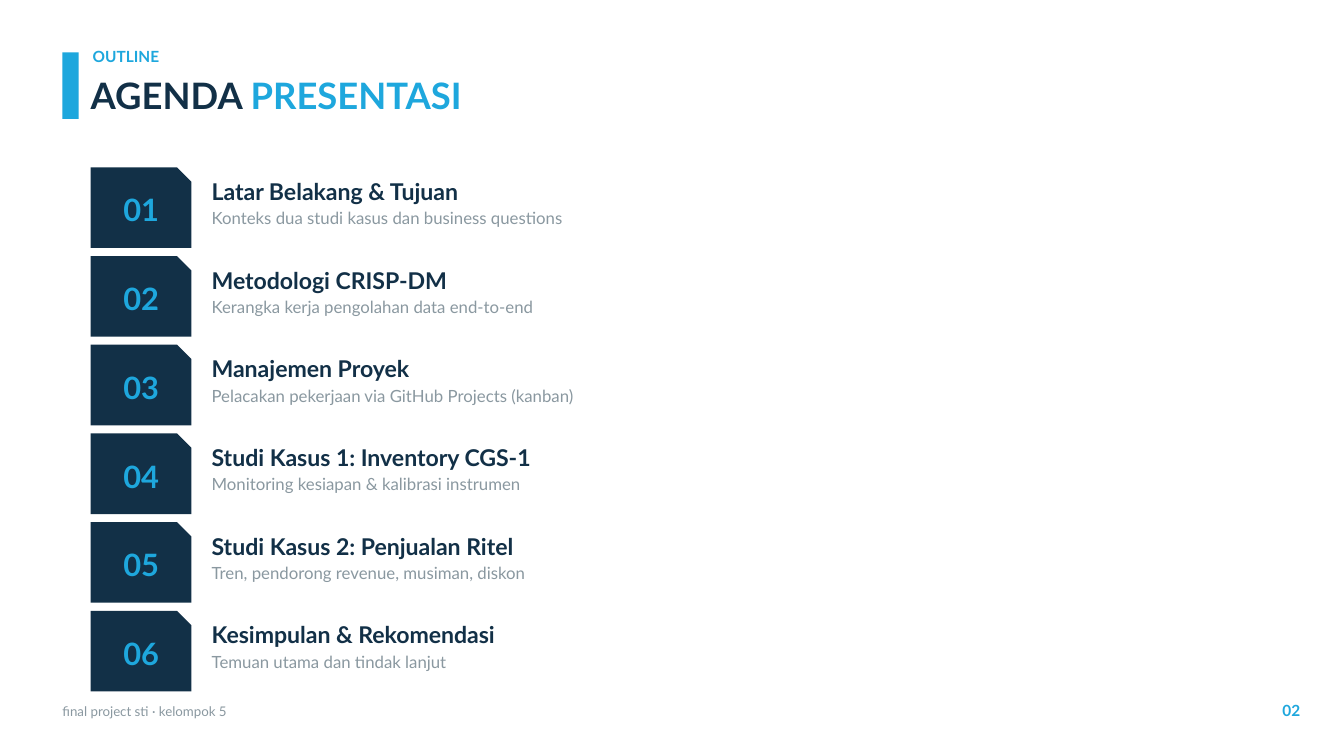
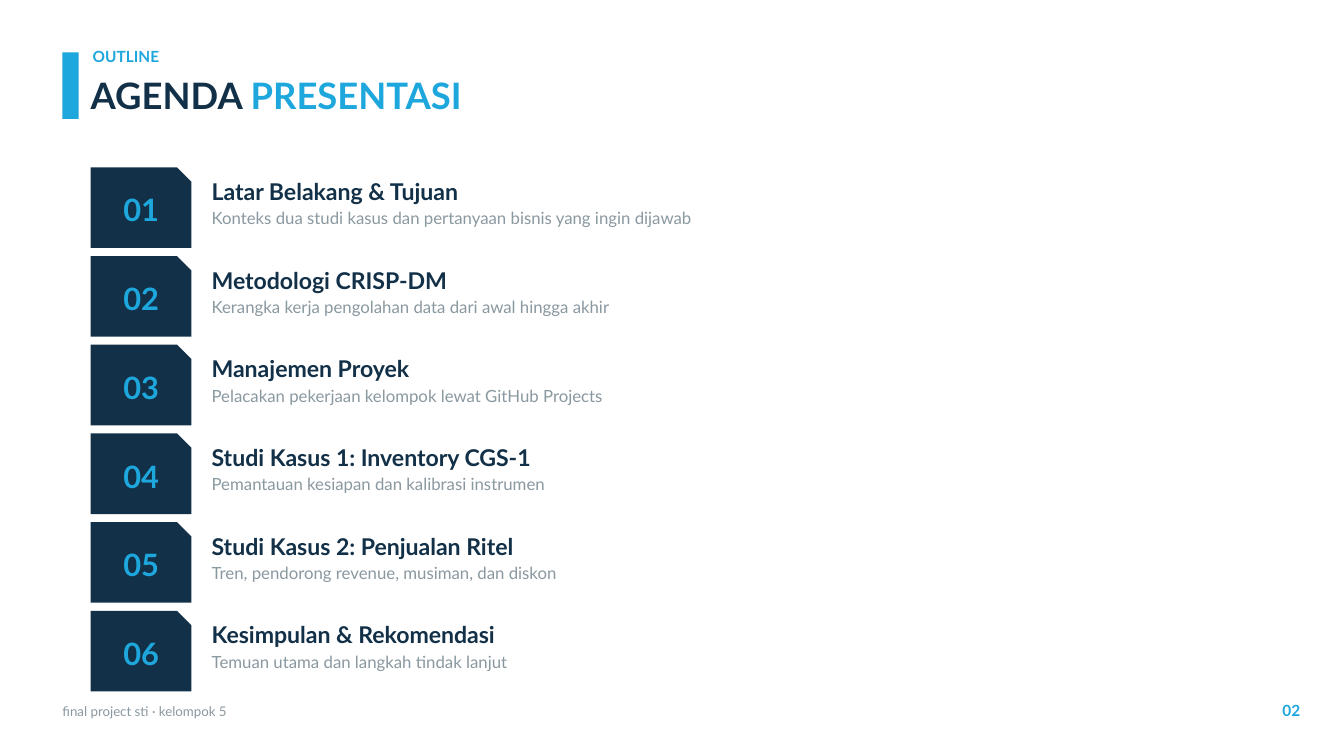
Before and after one commit to sianida26/sti-final-project-kel5, a slide deck: slide 2 of Final-Project-STI-Kel5-Presentation.pptx. Drawn at 1344x756 pixels with LibreOffice and Linux fonts; fonts in the diff are those of the drawing; background and template pictures are left out. Boxes give left, top, right and bottom in pixels: in the first picture for what was removed or moved away, otherwise in the second. Text is boxed around its words. In the diff, an @@ line names an element or a change of style, - is before the commit and + after.

```diff
--- a/Final-Project-STI-Kel5-Presentation.pptx
+++ b/Final-Project-STI-Kel5-Presentation.pptx
@@ text at [212,211,692,227]: text changed @@
-Konteks dua studi kasus dan business questions
+Konteks dua studi kasus dan pertanyaan bisnis yang ingin dijawab
@@ text at [212,300,609,316]: text changed @@
-Kerangka kerja pengolahan data end-to-end
+Kerangka kerja pengolahan data dari awal hingga akhir
@@ text at [212,389,602,405]: text changed @@
-Pelacakan pekerjaan via GitHub Projects (kanban)
+Pelacakan pekerjaan kelompok lewat GitHub Projects
@@ text at [212,477,545,493]: text changed @@
-Monitoring kesiapan & kalibrasi instrumen
+Pemantauan kesiapan dan kalibrasi instrumen
@@ text at [212,566,557,582]: text changed @@
-Tren, pendorong revenue, musiman, diskon
+Tren, pendorong revenue, musiman, dan diskon
@@ text at [212,655,507,671]: text changed @@
-Temuan utama dan tindak lanjut
+Temuan utama dan langkah tindak lanjut
```
Also in this commit, not shown: 12 other slides changed, 3 other files.
